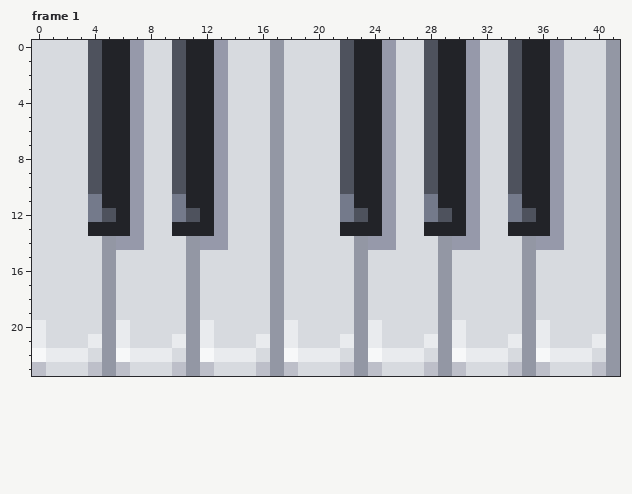
Pixel-art file -- gfx/ui/piano_roll.aseprite. This is how it looked before the edit.
42x24 pixels, 1 frame. Colours within 5 levels of each other are drawn and written as one. Shown: frame 1. The commit also changed other frames, which this record leaves out.
The same view after the edit:
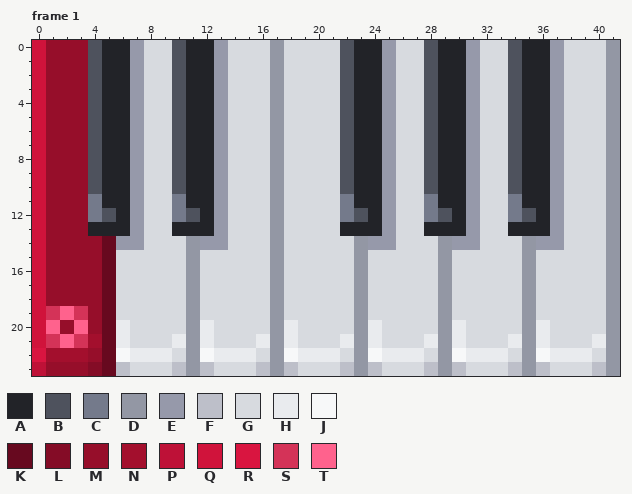
Palette (. is transparent): A #222328  B #4e525d  C #747a8b  D #9397a4  E #9699aa  F #bdbfc9  G #d7dadf  H #e9ebee  J #f7f8f9  K #67091f  L #840c26  M #960e2a  N #a30f2d  P #be1137  Q #d0133b  R #d91540  S #d43358  T #ff628d
The edit:
layer "Red Keys" added
Changed rows in their new state; - is an unchanged pixel.
Frame 1, layer "Red Keys":
first column x 0:
 0 QMMM--
 1 QMMM--
 2 QMMM--
 3 QMMM--
 4 QMMM--
 5 QMMM--
 6 QMMM--
 7 QMMM--
 8 QMMM--
 9 QMMM--
10 QMMM--
11 QMMM--
12 QMMM--
13 QMMM--
14 QMMMMK
15 QMMMMK
16 QMMMMK
17 QMMMMK
18 QMMMMK
19 QSTSMK
20 QTMTMK
21 QSTSNK
22 RNNNMK
23 PMMMLK
